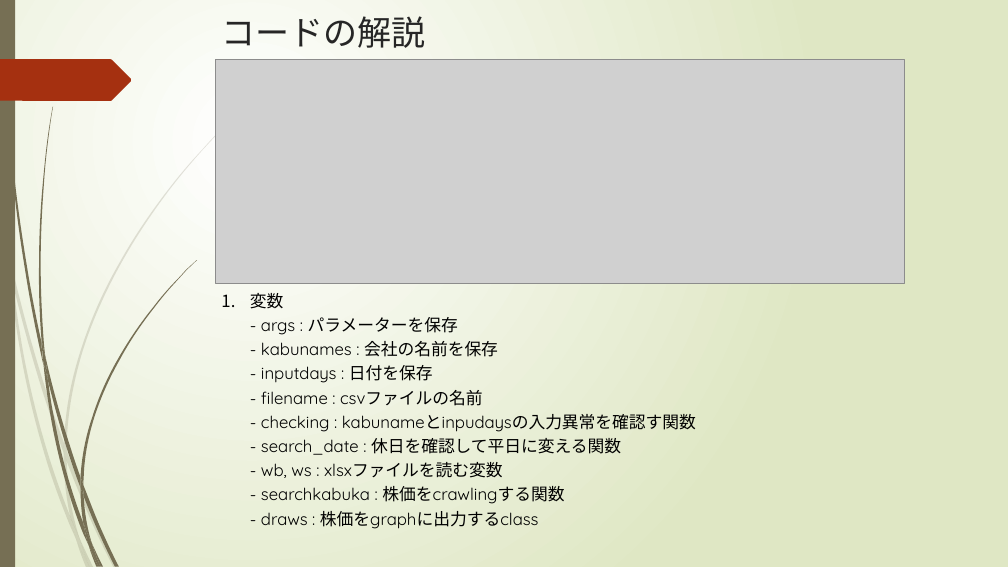
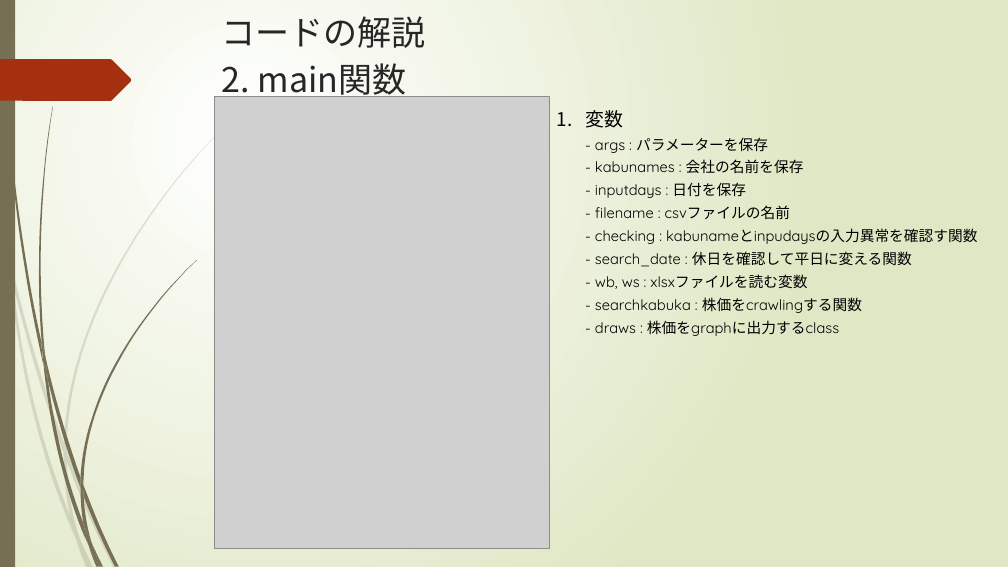
Before and after one commit to SangWooChun714/mirineglobal, a slide deck: slide 8 of crawlingコード解説.pptx. Drawn at 1008x567 pixels with LibreOffice and Linux fonts; fonts in the diff are those of the drawing; grey boxes stand for pictures. Boxes give left, top, right and bottom in pixels: in the first picture for what was removed or moved away, otherwise in the second. Text is boxed around its words. In the diff, an @@ line names an element or a change of style, - is before the commit and + after.

```diff
--- a/crawlingコード解説.pptx
+++ b/crawlingコード解説.pptx
@@ title at (222, 16, 426, 101): text changed @@
-コードの解説
+コードの解説
+2. main関数
@@ picture: place and size @@
-picture at (216, 60, 904, 284)
+picture at (214, 97, 550, 548)
@@ text "変数 - args : パラメーターを保存 ...": place and size @@
-text "変数 - args : パラメーターを保存 ..." at (250, 293, 696, 529)
+text "変数 - args : パラメーターを保存 ..." at (585, 110, 977, 336)
@@ text "変数 - args : パラメーターを保存 ..." at (585, 110, 977, 336): size 16 to 18 pt in "変数"; size 16 to 14 pt; line spacing 1.2 to 1.3 @@
```
Also in this commit, not shown: 6 other slides changed, 6 slides added, 12 other files.
